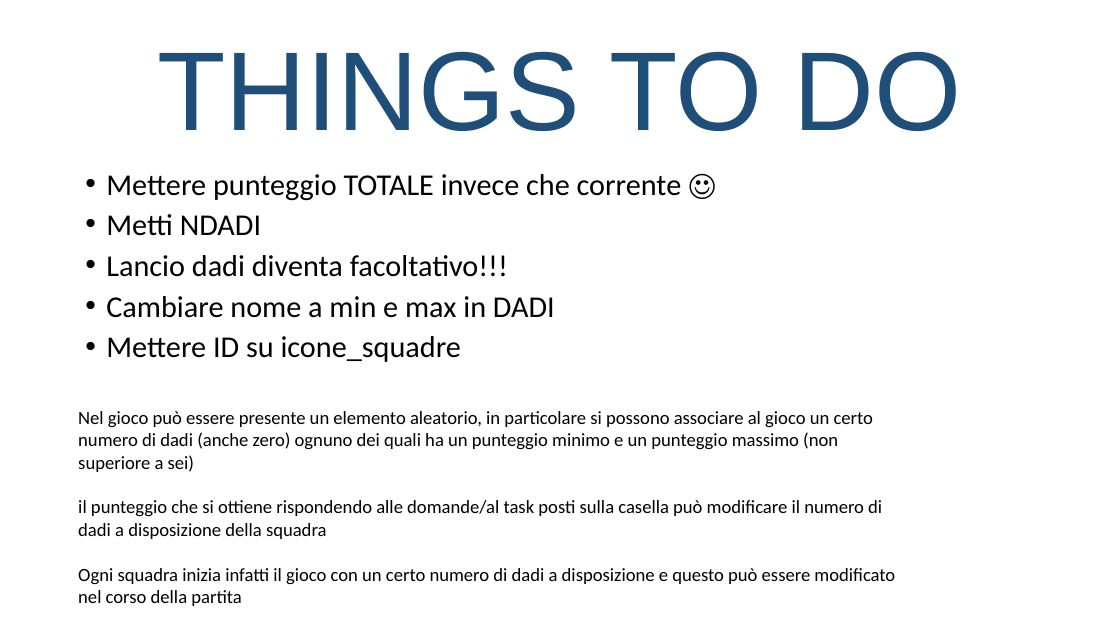
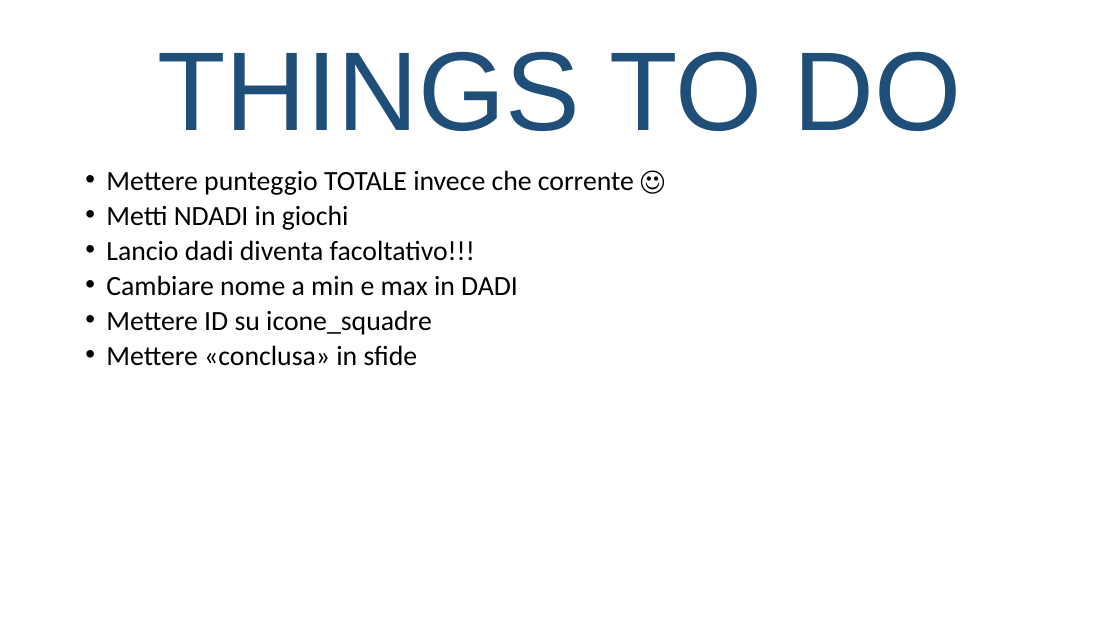
Before and after one commit to DavideGit-cs/BD_Progetto_Gruppo11, a slide deck: slide 25 of Vincoli_Domini_BDProgetto_finale.pptx (slide 21 before the commit). Drawn at 1120x630 pixels with LibreOffice and Linux fonts; fonts in the diff are those of the drawing. Boxes give left, top, right and bottom in pixels: in the first picture for what was removed or moved away, otherwise in the second. Text is boxed around its words. In the diff, an @@ line names an element or a change of style, - is before the commit and + after.

```diff
--- a/Vincoli_Domini_BDProgetto_finale.pptx
+++ b/Vincoli_Domini_BDProgetto_finale.pptx
@@ text at (106,170,634,335): size 25.9 to 23.8 pt in "Mettere punteggio TOTALE invece che corrente ☺", "Lancio dadi diventa facoltativo!!!", "Cambiare nome a min e max in ...", "Mettere ID su icone_squadre"; line spacing 0.8 to 0.7 @@
@@ text at (106,205,349,230): text changed; size 25.9 to 23.8 pt @@
-• Metti NDADI
+• Metti NDADI in giochi
@@ text at (106,345,418,366): paragraph added @@
+• Mettere «conclusa» in sfide
@@ text removed at (78,411,895,606) @@
-Nel gioco può essere presente un elemento aleatorio, in particolare si possono associare al gioco un certo numero di dadi (anche zero) ognuno dei quali ha un punteggio minimo e un punteggio massimo (non superiore a sei)
-il punteggio che si ottiene rispondendo alle domande/al task posti sulla casella può modificare il numero di dadi a disposizione della squadra
-Ogni squadra inizia infatti il gioco con un certo numero di dadi a disposizione e questo può essere modificato nel corso della partita
-PROVA
```
Also in this commit, not shown: 15 other slides changed, 5 slides added, 1 slide removed, 10 other files.
